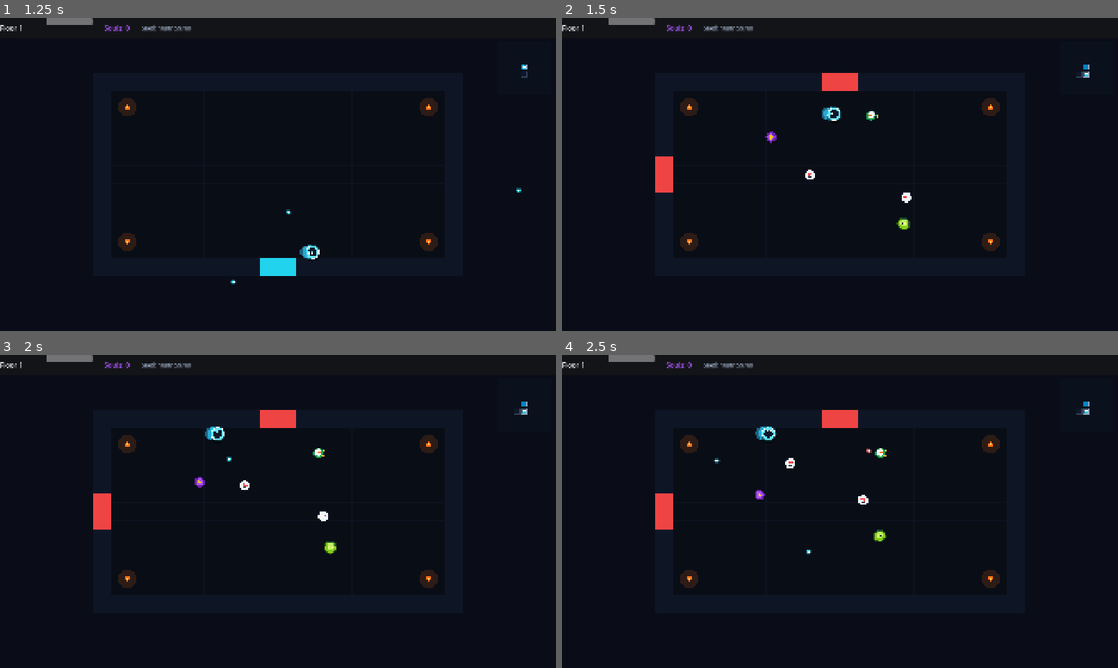
Above: before the commit, frames 1-4 (two rows, left to right).
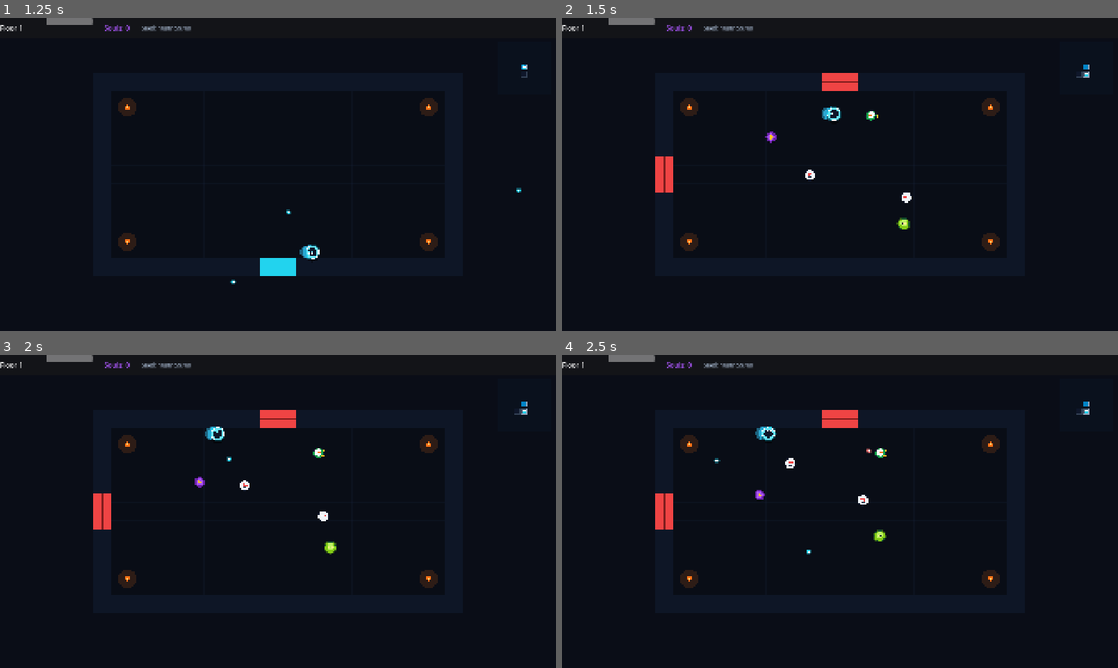
Above: after the commit, the same moments.

Repository: ChobitsChii/games
Game: Godot game, scene res://tests/smoke.tscn
Same seed, same stepped clock (60 frames per second), same inputs: the game is played once before the commit and once after it. This scene is started directly instead of the project's main scene.
Inputs (mouse positions are in pixels of both pictures, inside the frame that each line leads up to):
- Up to frame 1 (1.25 s): move the mouse to (400, 158) at 0.52 s; hold Right (move_right) from 0.53 s (still down); hold J (attack) from 0.53 s (still down)
- Up to frame 2 (1.5 s): move the mouse to (728, 190) at 1.27 s; release Right (move_right) at 1.28 s; release J (attack) at 1.28 s; hold Down (move_down) from 1.28 s (still down); tap Space (dash) at 1.35 s
- Up to frame 3 (2 s): keep holding Down (move_down)
- Up to frame 4 (2.5 s): move the mouse to (895, 442) at 2.02 s; release Down (move_down) at 2.03 s; hold Right (move_right) from 2.03 s (still down); hold J (attack) from 2.03 s (still down)

Frame 1 is identical in both runs. In frame 2, less than 0.1% of the frame differs, in the area x 18-54%, y 20-56%; in frame 3, less than 0.1%; in frame 4, less than 0.1%.

Commit message:
fix(crypt_dash): lock doors during combat, persist boss defeat, add visible floor exit and altar

Diff:
--- a/crypt_dash/i18n/crypt_dash.csv
+++ b/crypt_dash/i18n/crypt_dash.csv
@@ -105,3 +105,5 @@
 CREDITS_ART,Grafik & Design: Antigravity AI (Google DeepMind) / Public Domain,Graphics & Design: Antigravity AI (Google DeepMind) / Public Domain
 CREDITS_AUDIO,Sound & Musik: Kenney Game Audio / Freesound CC0,Sound & Music: Kenney Game Audio / Freesound CC0
 CREDITS_DEV,Open Source für alle Spieler • Initiiert & getestet von Jennifer,Open source for all players • Initiated & tested by Jennifer
+ROOM_FLOOR_EXIT,Treppe zur nächsten Etage,Stairs to Next Floor
+ROOM_ALTAR_PEDESTAL,Schatz-Altar,Treasure Altar
--- a/crypt_dash/scripts/gen/dungeon_generator.gd
+++ b/crypt_dash/scripts/gen/dungeon_generator.gd
@@ -29,6 +29,7 @@
 	var distance_from_start: int = 0
 	var template_index: int = 0
 	var cleared: bool = false
+	var chest_opened: bool = false
 
 
 class DungeonFloor extends RefCounted:
--- a/crypt_dash/scripts/gen/room_template.gd
+++ b/crypt_dash/scripts/gen/room_template.gd
@@ -15,6 +15,97 @@
 var _door_triggers: Dictionary = {}
 
 
+class FloorExitNode extends Area2D:
+	var _time: float = 0.0
+	var label: Label
+
+	func _init() -> void:
+		z_index = 1
+		collision_layer = 0
+		collision_mask = 2 # Spieler
+
+		var shape := CollisionShape2D.new()
+		var circle := CircleShape2D.new()
+		circle.radius = 48.0
+		shape.shape = circle
+		add_child(shape)
+
+		label = Label.new()
+		label.text = "ROOM_FLOOR_EXIT"
+		label.horizontal_alignment = HORIZONTAL_ALIGNMENT_CENTER
+		label.add_theme_font_size_override("font_size", 18)
+		label.add_theme_color_override("font_color", Color("38bdf8"))
+		label.position = Vector2(-120, -75)
+		label.custom_minimum_size = Vector2(240, 24)
+		add_child(label)
+
+	func _process(delta: float) -> void:
+		_time += delta
+		queue_redraw()
+
+	func _draw() -> void:
+		var pulse: float = sin(_time * 4.0) * 0.15 + 0.85
+		# Äußerer Runenkreis / Glow
+		draw_circle(Vector2.ZERO, 54.0 * pulse, Color(0.06, 0.71, 0.83, 0.25))
+		# Steiniger Schacht-Rahmen
+		draw_circle(Vector2.ZERO, 46.0, Color("0f172a"))
+		draw_arc(Vector2.ZERO, 46.0, 0, TAU, 32, Color("38bdf8"), 3.5)
+		# Dunkles Loch nach unten
+		draw_circle(Vector2.ZERO, 38.0, Color("020617"))
+		# Magischer Strudel / Spirale nach unten
+		for i in range(4):
+			var ang: float = _time * 2.5 + i * (PI / 2.0)
+			var p1 := Vector2(cos(ang), sin(ang)) * 10.0
+			var p2 := Vector2(cos(ang + 0.8), sin(ang + 0.8)) * 34.0
+			draw_line(p1, p2, Color("06b6d4"), 2.5)
+		# Leuchtendes Zentrum
+		draw_circle(Vector2.ZERO, 8.0 * pulse, Color("67e8f9"))
+
+
+class PedestalNode extends Area2D:
+	var _time: float = 0.0
+	var label: Label
+
+	func _init() -> void:
+		z_index = 1
+		collision_layer = 0
+		collision_mask = 2 # Spieler
+
+		var shape := CollisionShape2D.new()
+		var circle := CircleShape2D.new()
+		circle.radius = 48.0
+		shape.shape = circle
+		add_child(shape)
+
+		label = Label.new()
+		label.text = "ROOM_ALTAR_PEDESTAL"
+		label.horizontal_alignment = HORIZONTAL_ALIGNMENT_CENTER
+		label.add_theme_font_size_override("font_size", 18)
+		label.add_theme_color_override("font_color", Color("facc15"))
+		label.position = Vector2(-120, -75)
+		label.custom_minimum_size = Vector2(240, 24)
+		add_child(label)
+
+	func _process(delta: float) -> void:
+		_time += delta
+		queue_redraw()
+
+	func _draw() -> void:
+		var bob: float = sin(_time * 3.0) * 4.0
+		# Altar-Sockel aus Stein
+		draw_rect(Rect2(-32, 10, 64, 20), Color("1e293b"))
+		draw_rect(Rect2(-28, -8, 56, 18), Color("334155"))
+		# Goldene Runenverzierung
+		draw_line(Vector2(-28, 10), Vector2(28, 10), Color("eab308"), 2.0)
+		# Schwebende Schatzkiste / Relikt
+		var chest_pos := Vector2(0, -22 + bob)
+		draw_circle(chest_pos, 22.0, Color(0.9, 0.7, 0.1, 0.3))
+		draw_rect(Rect2(chest_pos.x - 16, chest_pos.y - 12, 32, 24), Color("b45309"))
+		draw_rect(Rect2(chest_pos.x - 14, chest_pos.y - 10, 28, 10), Color("d97706"))
+		# Goldenes Schloss
+		draw_circle(Vector2(chest_pos.x, chest_pos.y + 2), 4.0, Color("fef08a"))
+
+
 func _ready() -> void:
 	child_entered_tree.connect(_on_child_entered)
 
@@ -29,7 +120,14 @@
 	room_data = p_room
 	is_cleared = p_room.cleared
 	_build_room_geometry()
-	if not is_cleared:
+
+	if is_cleared:
+		_unlock_doors()
+		if room_data.type == DungeonGenerator.RoomType.BOSS:
+			_spawn_floor_exit()
+		elif room_data.type == DungeonGenerator.RoomType.TREASURE and not room_data.chest_opened:
+			_spawn_pedestal()
+	else:
 		_spawn_room_contents()
 
 
@@ -64,26 +162,26 @@
 	_add_wall_box(static_body, Vector2(w - wall_thick / 2.0, (h - door_width) / 4.0), Vector2(wall_thick, (h - door_width) / 2.0))
 	_add_wall_box(static_body, Vector2(w - wall_thick / 2.0, h - (h - door_width) / 4.0), Vector2(wall_thick, (h - door_width) / 2.0))
 
-	# Tür-Blocker falls keine Tür in diese Richtung führt
+	# Türen (oder solide Wände falls keine Tür in diese Richtung führt)
 	if not room_data.doors["north"]:
 		_add_wall_box(static_body, Vector2(w / 2.0, wall_thick / 2.0), Vector2(door_width, wall_thick))
 	else:
-		_add_door_trigger("north", Vector2(w / 2.0, wall_thick / 2.0), Vector2(door_width, wall_thick))
+		_add_door(static_body, "north", Vector2(w / 2.0, wall_thick / 2.0), Vector2(door_width, wall_thick))
 
 	if not room_data.doors["south"]:
 		_add_wall_box(static_body, Vector2(w / 2.0, h - wall_thick / 2.0), Vector2(door_width, wall_thick))
 	else:
-		_add_door_trigger("south", Vector2(w / 2.0, h - wall_thick / 2.0), Vector2(door_width, wall_thick))
+		_add_door(static_body, "south", Vector2(w / 2.0, h - wall_thick / 2.0), Vector2(door_width, wall_thick))
 
 	if not room_data.doors["west"]:
 		_add_wall_box(static_body, Vector2(wall_thick / 2.0, h / 2.0), Vector2(wall_thick, door_width))
 	else:
-		_add_door_trigger("west", Vector2(wall_thick / 2.0, h / 2.0), Vector2(wall_thick, door_width))
+		_add_door(static_body, "west", Vector2(wall_thick / 2.0, h / 2.0), Vector2(wall_thick, door_width))
 
 	if not room_data.doors["east"]:
 		_add_wall_box(static_body, Vector2(w - wall_thick / 2.0, h / 2.0), Vector2(wall_thick, door_width))
 	else:
-		_add_door_trigger("east", Vector2(w - wall_thick / 2.0, h / 2.0), Vector2(wall_thick, door_width))
+		_add_door(static_body, "east", Vector2(w - wall_thick / 2.0, h / 2.0), Vector2(wall_thick, door_width))
 
 
 func _add_wall_box(parent: Node2D, pos: Vector2, size: Vector2) -> void:
@@ -95,15 +193,26 @@
 	parent.add_child(shape)
 
 
-func _add_door_trigger(dir: String, pos: Vector2, size: Vector2) -> void:
+func _add_door(static_body: StaticBody2D, dir: String, pos: Vector2, size: Vector2) -> void:
+	# Physischer Sperr-Riegel, solange der Raum nicht gesäubert ist
+	var barrier := CollisionShape2D.new()
+	var barrier_rect := RectangleShape2D.new()
+	barrier_rect.size = size
+	barrier.shape = barrier_rect
+	barrier.position = pos
+	barrier.disabled = is_cleared
+	static_body.add_child(barrier)
+	_door_colliders[dir] = barrier
+
+	# Trigger zum Betreten des nächsten Raumes
 	var area := Area2D.new()
 	area.collision_layer = 0
 	area.collision_mask = 2 # Spieler
-	var shape := CollisionShape2D.new()
-	var rect := RectangleShape2D.new()
-	rect.size = size
-	shape.shape = rect
-	area.add_child(shape)
+	var trigger_shape := CollisionShape2D.new()
+	var trigger_rect := RectangleShape2D.new()
+	trigger_rect.size = size
+	trigger_shape.shape = trigger_rect
+	area.add_child(trigger_shape)
 	area.position = pos
 	area.body_entered.connect(func(body: Node2D) -> void:
 		if is_cleared and body is Player:
@@ -113,24 +222,44 @@
 	_door_triggers[dir] = area
 
 
+func _unlock_doors() -> void:
+	for dir in _door_colliders:
+		var col: CollisionShape2D = _door_colliders[dir]
+		if is_instance_valid(col):
+			col.disabled = true
+	queue_redraw()
+
+
+func _mark_room_cleared() -> void:
+	if is_cleared:
+		return
+	is_cleared = true
+	room_data.cleared = true
+	_unlock_doors()
+	room_cleared.emit()
+	EventBus.room_cleared.emit(room_data.coords)
+	queue_redraw()
+
+	if room_data.type == DungeonGenerator.RoomType.BOSS:
+		_spawn_floor_exit()
+
+
 func _spawn_room_contents() -> void:
 	if room_data.type == DungeonGenerator.RoomType.START:
-		is_cleared = true
+		_mark_room_cleared()
 		return
 
 	if room_data.type == DungeonGenerator.RoomType.TREASURE:
-		is_cleared = true
-		# Schatzkiste / Altar
-		_spawn_pedestal()
+		_mark_room_cleared()
+		if not room_data.chest_opened:
+			_spawn_pedestal()
 		return
 
 	if room_data.type == DungeonGenerator.RoomType.BOSS:
 		var boss := BaseBoss.new()
 		boss.global_position = Vector2(CryptDashConfig.ROOM_PIXEL_WIDTH / 2.0, CryptDashConfig.ROOM_PIXEL_HEIGHT / 2.0)
 		boss.boss_died.connect(func(_name: String) -> void:
-			is_cleared = true
-			room_cleared.emit()
-			_spawn_floor_exit()
+			_mark_room_cleared()
 		)
 		add_child(boss)
 		spawned_enemies.append(boss)
@@ -173,50 +302,31 @@
 				all_dead = false
 				break
 		if all_dead and not spawned_enemies.is_empty():
-			is_cleared = true
-			room_data.cleared = true
-			room_cleared.emit()
-			EventBus.room_cleared.emit(room_data.coords)
-			queue_redraw()
+			_mark_room_cleared()
 
 
 func _spawn_pedestal() -> void:
-	# Item-Wahl auf Sockel
 	var center := Vector2(CryptDashConfig.ROOM_PIXEL_WIDTH / 2.0, CryptDashConfig.ROOM_PIXEL_HEIGHT / 2.0)
-	var area := Area2D.new()
-	area.collision_layer = 0
-	area.collision_mask = 2
-	var shape := CollisionShape2D.new()
-	var circle := CircleShape2D.new()
-	circle.radius = 48.0
-	shape.shape = circle
-	area.add_child(shape)
-	area.position = center
-	area.body_entered.connect(func(body: Node2D) -> void:
+	var pedestal := PedestalNode.new()
+	pedestal.position = center
+	pedestal.body_entered.connect(func(body: Node2D) -> void:
 		if body is Player:
+			room_data.chest_opened = true
 			EventBus.item_collected.emit("treasure_opened")
-			area.queue_free()
+			pedestal.queue_free()
 	)
-	add_child(area)
+	add_child(pedestal)
 
 
 func _spawn_floor_exit() -> void:
-	# Ausgang zur nächsten Etage
 	var center := Vector2(CryptDashConfig.ROOM_PIXEL_WIDTH / 2.0, CryptDashConfig.ROOM_PIXEL_HEIGHT / 2.0)
-	var area := Area2D.new()
-	area.collision_layer = 0
-	area.collision_mask = 2
-	var shape := CollisionShape2D.new()
-	var circle := CircleShape2D.new()
-	circle.radius = 50.0
-	shape.shape = circle
-	area.add_child(shape)
-	area.position = center
-	area.body_entered.connect(func(body: Node2D) -> void:
+	var exit_node := FloorExitNode.new()
+	exit_node.position = center
+	exit_node.body_entered.connect(func(body: Node2D) -> void:
 		if body is Player:
 			EventBus.floor_completed.emit(1)
 	)
-	add_child(area)
+	add_child(exit_node)
 
 
 func _draw() -> void:
@@ -247,13 +357,21 @@
 	draw_rect(Rect2(0, 0, wall_thick, h), wall_color)
 	draw_rect(Rect2(w - wall_thick, 0, wall_thick, h), wall_color)
 
-	# Türen hervorheben
+	# Türen hervorheben: Türkis wenn offen, Rot mit Gittern wenn verschlossen
 	var door_col := Color("22d3ee") if is_cleared else Color("ef4444")
 	if room_data.doors["north"]:
 		draw_rect(Rect2(w / 2.0 - 64, 0, 128, wall_thick), door_col)
+		if not is_cleared:
+			draw_line(Vector2(w / 2.0 - 64, wall_thick / 2.0), Vector2(w / 2.0 + 64, wall_thick / 2.0), Color("7f1d1d"), 6.0)
 	if room_data.doors["south"]:
 		draw_rect(Rect2(w / 2.0 - 64, h - wall_thick, 128, wall_thick), door_col)
+		if not is_cleared:
+			draw_line(Vector2(w / 2.0 - 64, h - wall_thick / 2.0), Vector2(w / 2.0 + 64, h - wall_thick / 2.0), Color("7f1d1d"), 6.0)
 	if room_data.doors["west"]:
 		draw_rect(Rect2(0, h / 2.0 - 64, wall_thick, 128), door_col)
+		if not is_cleared:
+			draw_line(Vector2(wall_thick / 2.0, h / 2.0 - 64), Vector2(wall_thick / 2.0, h / 2.0 + 64), Color("7f1d1d"), 6.0)
 	if room_data.doors["east"]:
 		draw_rect(Rect2(w - wall_thick, h / 2.0 - 64, wall_thick, 128), door_col)
+		if not is_cleared:
+			draw_line(Vector2(w - wall_thick / 2.0, h / 2.0 - 64), Vector2(w - wall_thick / 2.0, h / 2.0 + 64), Color("7f1d1d"), 6.0)
--- a/crypt_dash/tests/test_boss.gd
+++ b/crypt_dash/tests/test_boss.gd
@@ -40,3 +40,48 @@
 	dead = runner.take_damage(50)
 	assert_true(dead, "Boss besiegt")
 	assert_eq(runner.state, BossPatternRunner.BossState.DEFEATED, "Status DEFEATED")
+
+
+func test_boss_room_cleared_and_persistence() -> void:
+	var r_data := DungeonGenerator.DungeonRoom.new()
+	r_data.type = DungeonGenerator.RoomType.BOSS
+	r_data.doors = {"north": true, "south": false, "east": false, "west": false}
+	r_data.coords = Vector2i(5, 5)
+	r_data.cleared = false
+
+	var room := RoomTemplate.new()
+	room.setup_room(r_data)
+	assert_false(room.is_cleared, "Bossraum anfangs nicht gesäubert")
+	assert_false(r_data.cleared, "Raum-Daten anfangs nicht gesäubert")
+	assert_true(room._door_colliders.has("north"), "Nordtür hat Barriere")
+	assert_false(room._door_colliders["north"].disabled, "Tür ist verschlossen")
+
+	# Boss besiegen
+	room._mark_room_cleared()
+	assert_true(room.is_cleared, "Raum ist nun gesäubert")
+	assert_true(r_data.cleared, "Raum-Daten als gesäubert markiert")
+	assert_true(room._door_colliders["north"].disabled, "Tür-Barriere ist entriegelt")
+
+	# Exit-Node muss existieren
+	var has_exit := false
+	for child in room.get_children():
+		if child is RoomTemplate.FloorExitNode:
+			has_exit = true
+			break
+	assert_true(has_exit, "Treppe/Ausgang wurde gespawnt")
+	room.queue_free()
+
+	# Raum erneut betreten: Boss darf nicht respawnen, Ausgang muss da sein
+	var room_reentered := RoomTemplate.new()
+	room_reentered.setup_room(r_data)
+	assert_true(room_reentered.is_cleared, "Wiederbetretener Raum bleibt gesäubert")
+	var has_boss := false
+	var reentered_has_exit := false
+	for child in room_reentered.get_children():
+		if child is BaseBoss:
+			has_boss = true
+		elif child is RoomTemplate.FloorExitNode:
+			reentered_has_exit = true
+	assert_false(has_boss, "Boss spawnt nicht erneut")
+	assert_true(reentered_has_exit, "Treppe/Ausgang bleibt vorhanden")
+	room_reentered.queue_free()
Binary file changed: crypt_dash/i18n/crypt_dash.de.translation
Binary file changed: crypt_dash/i18n/crypt_dash.en.translation
